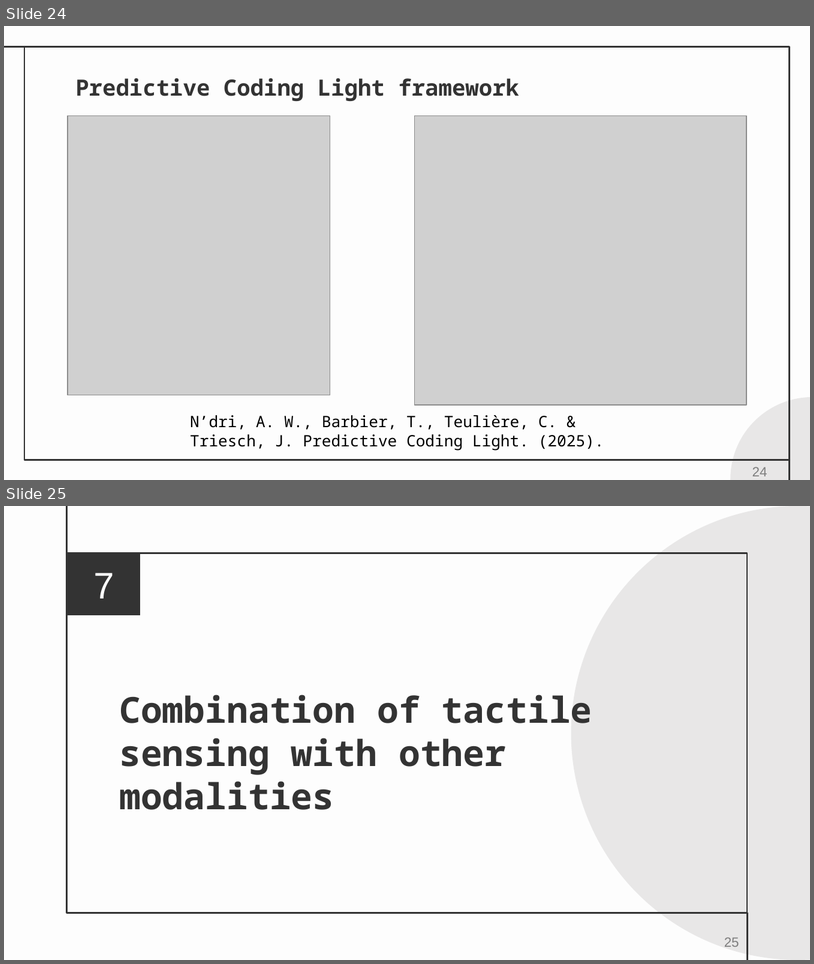
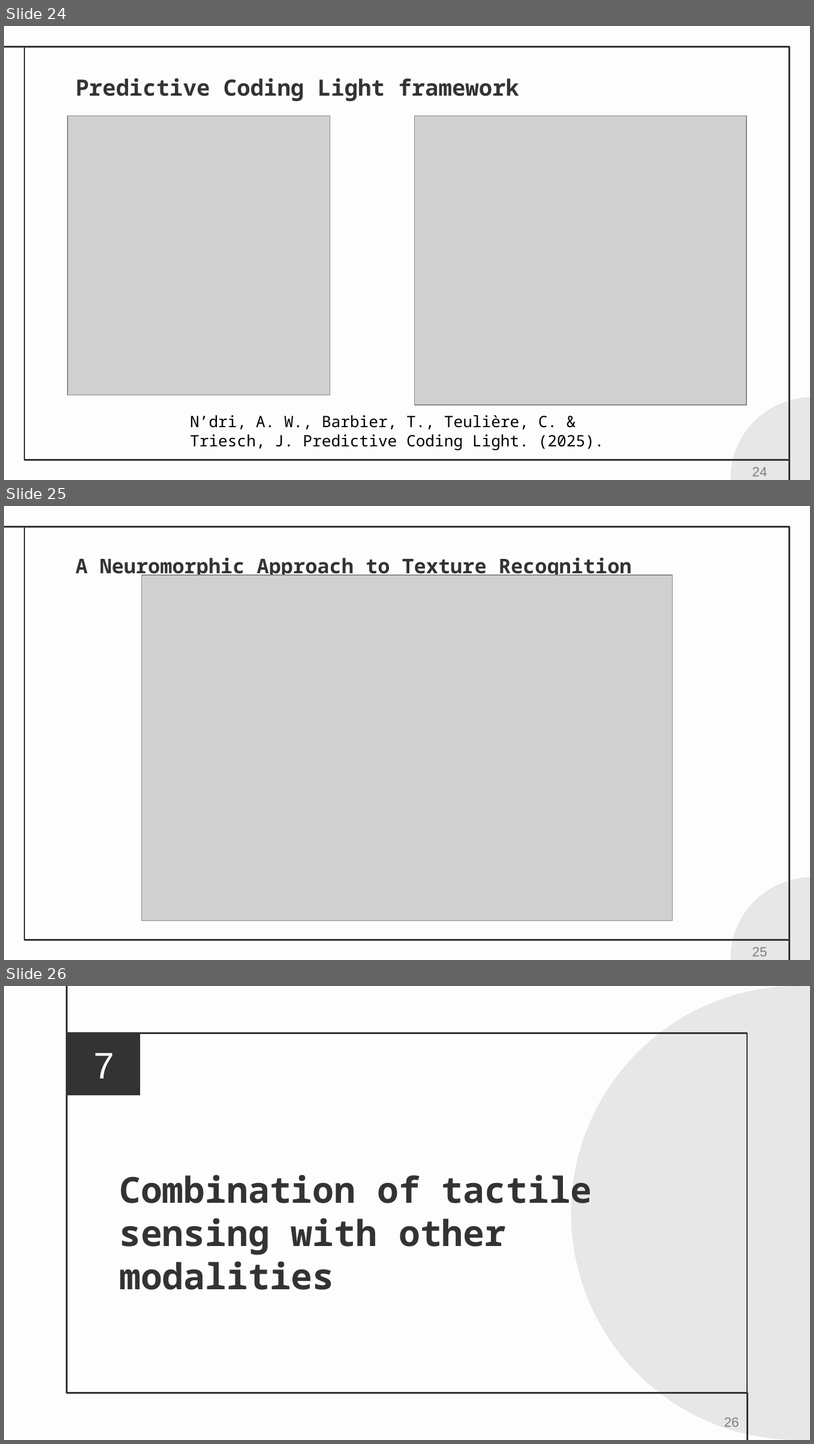
Before and after one commit to alfadi01/presentations, a slide deck: SNACE/snace_27_11_25.pptx. Shown one above the other, each under a label of ours: slides 24 and 25 before the commit, slides 24, 25 and 26 after it. The pictures are 814x964 and 814x1444 pixels, drawn with LibreOffice and Linux fonts; fonts in the diff are those of the drawing; grey boxes stand for pictures; background and template pictures are left out. Boxes give left, top, right and bottom in pixels: in the first picture for what was removed or moved away, otherwise in the second. Text is boxed around its words. In the diff, an @@ line names an element or a change of style, - is before the commit and + after.

```diff
--- a/SNACE/snace_27_11_25.pptx
+++ b/SNACE/snace_27_11_25.pptx
@@ slide 25 added at (x1=4, y1=506, x2=810, y2=960), background #FDFDFD; not listed: 4 template elements that a slide beside it also shows @@
@@ title added at (x1=75, y1=558, x2=632, y2=579), 18 pt, text #333333, bold @@
+A Neuromorphic Approach to Texture Recognition
@@ picture added at (x1=142, y1=574, x2=672, y2=919) @@
@@ page number added at (x1=753, y1=946, x2=768, y2=956), 12 pt, text #7F7F7F @@
+25
@@ what was slide 25 is now slide 26 @@
@@ page number at (x1=725, y1=1417, x2=740, y2=1426): text changed @@
-25
+26
```
Also in this commit, not shown: 12 slides changed.
